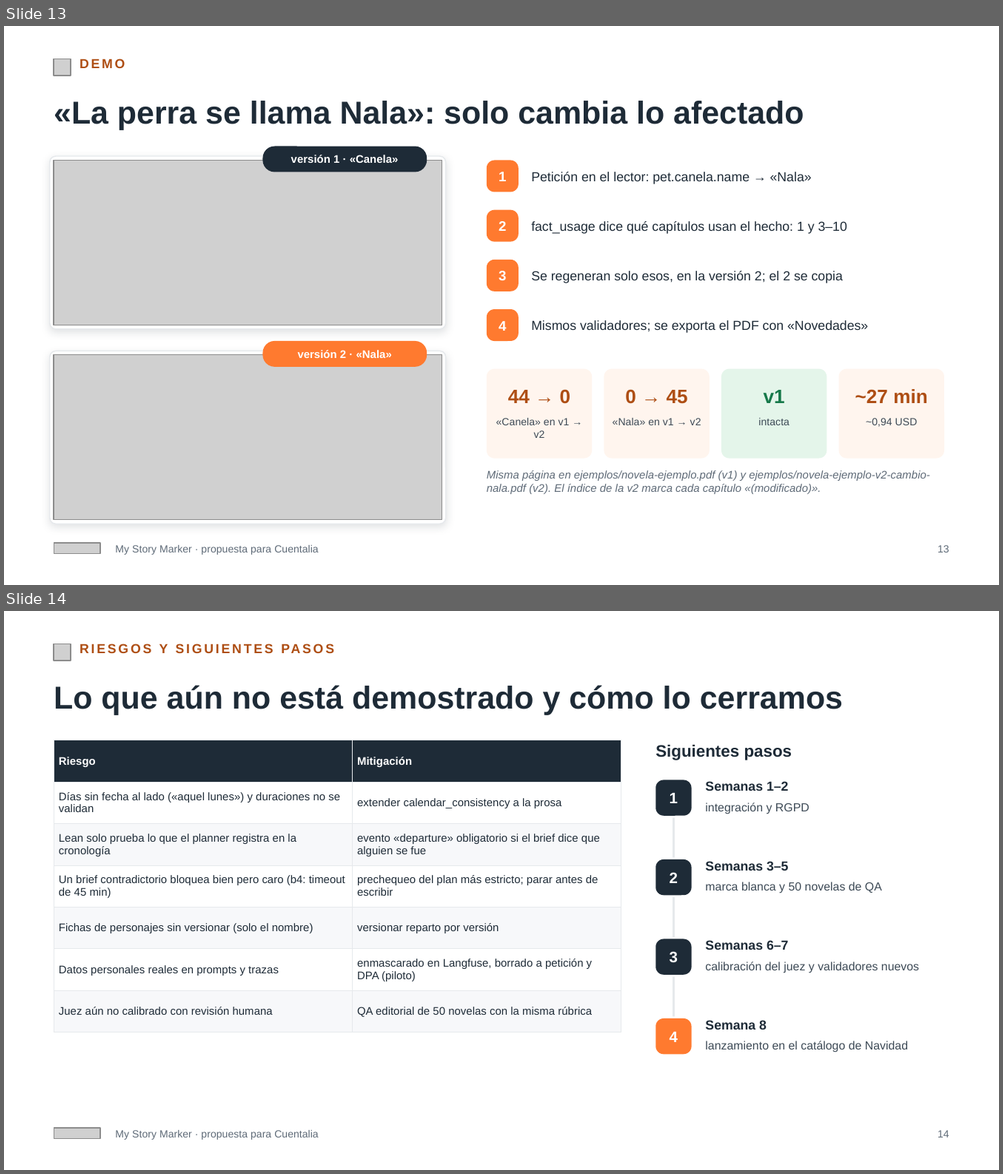
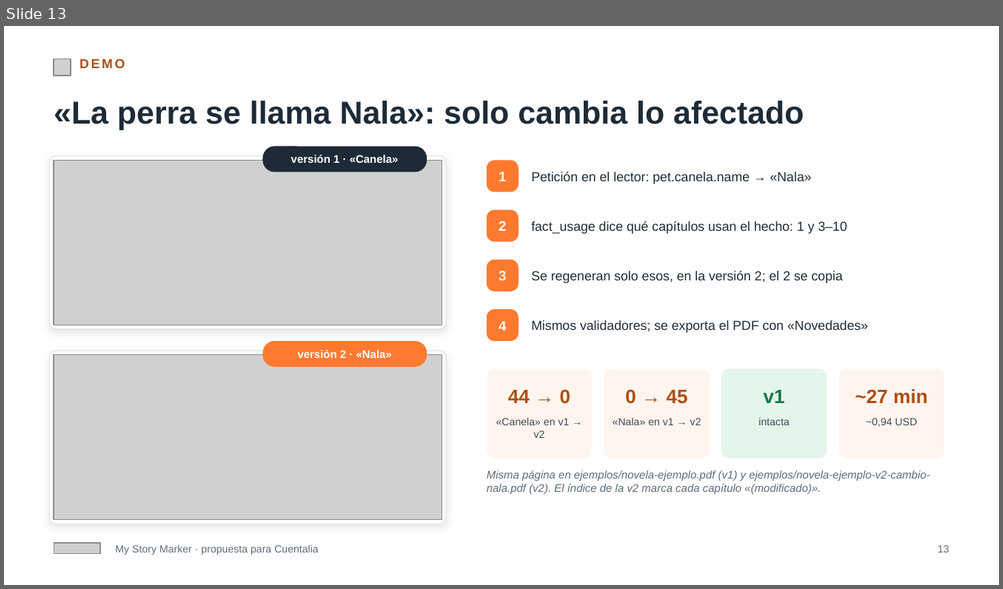
Before and after one commit to ignacio-hurtado-qaracter/My-Story-Marker, a slide deck: presentacion/presentacion-2.pptx. Shown one above the other, each under a label of ours: slides 13 and 14 before the commit, slide 13 after it. The pictures are 1003x1174 and 1003x589 pixels, drawn with LibreOffice and Linux fonts; fonts in the diff are those of the drawing; grey boxes stand for pictures. Boxes give left, top, right and bottom in pixels: in the first picture for what was removed or moved away, otherwise in the second. Text is boxed around its words. In the diff, an @@ line names an element or a change of style, - is before the commit and + after.

```diff
--- a/presentacion/presentacion-2.pptx
+++ b/presentacion/presentacion-2.pptx
@@ slide 14 removed at (4, 611, 999, 1170), background #FFFFFF @@
@@ picture removed at (54, 644, 71, 661) @@
@@ text removed at (159, 644, 168, 653) @@
-RIESGOS Y SIGUIENTES PASOS
@@ text removed at (54, 685, 842, 715) @@
-Lo que aún no está demostrado y cómo lo cerramos
@@ table removed at (54, 741, 620, 1020), 7 rows, 2 columns @@
-Riesgo | Mitigación
-Días sin fecha al lado («aquel lunes») y duraciones no se validan | extender calendar_consistency a la prosa
-Lean solo prueba lo que el planner registra en la cronología | evento «departure» obligatorio si el brief dice que alguien se fue
-Un brief contradictorio bloquea bien pero caro (b4: timeout de 45 min) | prechequeo del plan más estricto; parar antes de escribir
-Fichas de personajes sin versionar (solo el nombre) | versionar reparto por versión
-Datos personales reales en prompts y trazas | enmascarado en Langfuse, borrado a petición y DPA (piloto)
-Juez aún no calibrado con revisión humana | QA editorial de 50 novelas con la misma rúbrica
@@ text removed at (655, 744, 792, 760) @@
-Siguientes pasos
@@ rounded rectangle removed at (655, 780, 691, 816) @@
@@ text removed at (705, 781, 788, 791) @@
-Semanas 1–2
@@ text removed at (669, 793, 677, 803) @@
-1
@@ text removed at (705, 803, 809, 815) @@
-integración y RGPD
@@ line removed from (674, 818) to (674, 857) @@
@@ rounded rectangle removed at (655, 860, 691, 895) @@
@@ text removed at (669, 872, 677, 883) @@
-2
@@ text removed at (705, 861, 788, 871) @@
-Semanas 3–5
@@ line removed from (674, 897) to (674, 937) @@
@@ text removed at (705, 882, 882, 894) @@
-marca blanca y 50 novelas de QA
@@ rounded rectangle removed at (655, 940, 691, 975) @@
@@ text removed at (705, 940, 788, 950) @@
-Semanas 6–7
@@ text removed at (669, 951, 677, 963) @@
-3
@@ text removed at (705, 962, 919, 974) @@
-calibración del juez y validadores nuevos
@@ line removed from (674, 977) to (674, 1017) @@
@@ rounded rectangle removed at (655, 1019, 691, 1054) @@
@@ text removed at (669, 1032, 677, 1042) @@
-4
@@ text removed at (705, 1020, 766, 1030) @@
-Semana 8
@@ text removed at (705, 1041, 908, 1053) @@
-lanzamiento en el catálogo de Navidad
@@ picture removed at (54, 1128, 100, 1139) @@
@@ text removed at (115, 1130, 318, 1140) @@
-My Story Marker · propuesta para Cuentalia
@@ text removed at (937, 1130, 949, 1138) @@
-14
```
Also in this commit, not shown: 3 other files.
